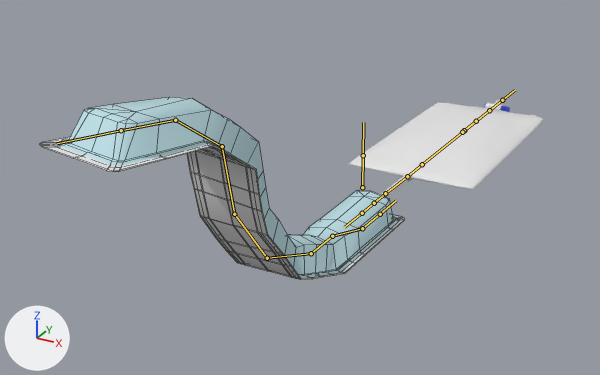
What one commit did to the FBX model care-up/Assets/Resources/Models/catheter_with_bag.fbx.
Camera for both pictures: a 50 mm lens placed at (0.336, -0.752, 0.39), pointed at (-0.054, -0.042, 0.035). Every picture has the same lights, and +X, +Y and +Z are marked at lower left. Both versions are drawn at frame 625 of the action 'catArm|catheter_tweest_L_Lib'; the numbers are the values there. The bones that bend it are drawn over the model as lines. Mesh edges are drawn as thin lines on the coarser meshes.

In view in the first picture: 'catCover', 'catOuter', 'catheter_bag'.
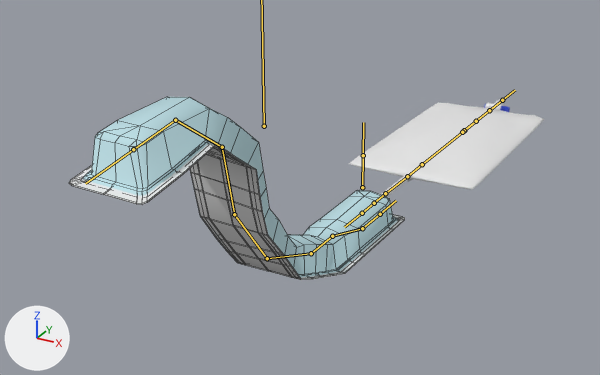
Location of each change, [x1, y1, x2, y2] in pixels of the pictures (600 x 375 px):
'catOuter', posed (8% narrower): before [56, 97, 398, 277]; after [82, 97, 398, 277]
'catCover', posed (8% narrower): before [40, 137, 405, 280]; after [69, 144, 405, 280]
bone 'end', root to tip: before (175, 120) to (121, 130); after (175, 120) to (133, 149)

The edits, one by one:
Bone 'end' (bone_end) turns from (-2, 0, 28) to (3, 2, 48) degrees about its own x, y and z.
Bone 'end' (bone_end) is rescaled from (1.0, 1.0, 1.0) to (1.3, 0.84, 0.94).
